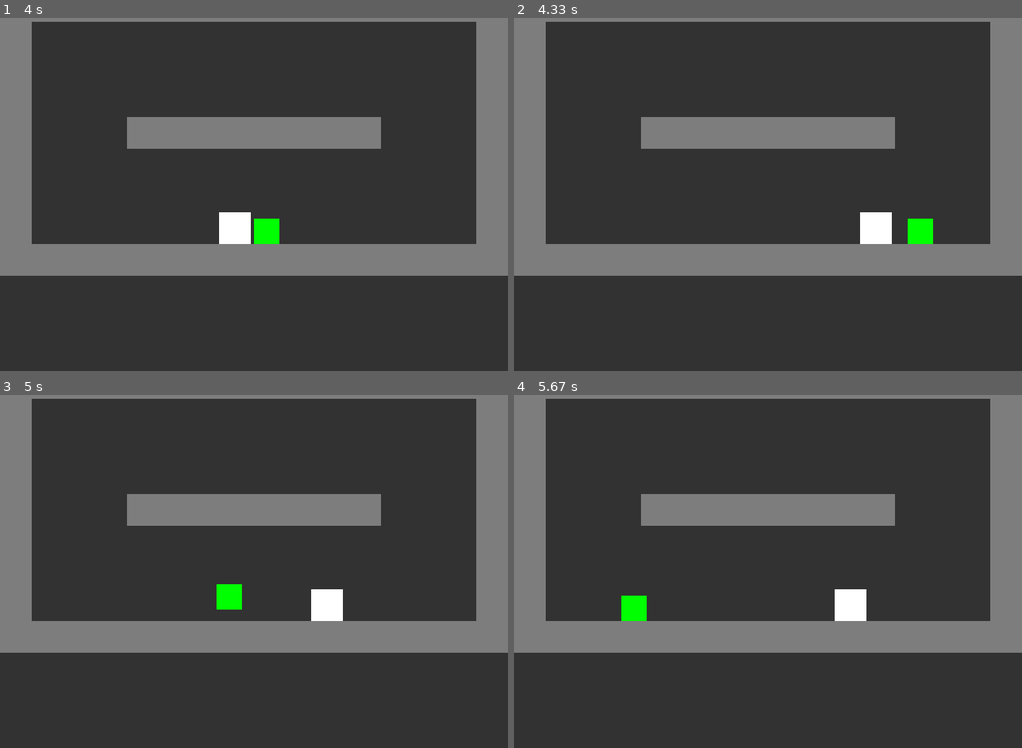
Above: before the commit, frames 1-4 (two rows, left to right).
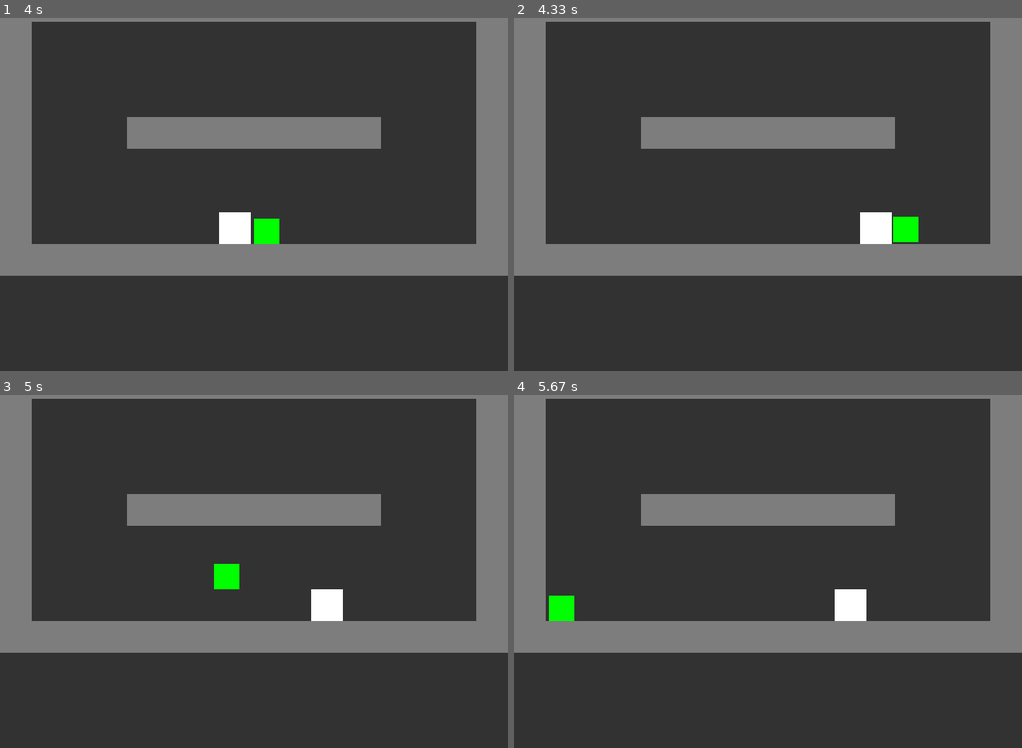
Above: after the commit, the same moments.

Repository: DJan03/ThrowTheBox_pygame
Game: pygame game, started from main.py
The game is run twice, just before and just after one commit, with the same random seed, the same clock (stepped at 60 frames per second) and the same inputs.
Inputs:
- Up to frame 1 (4 s): tap Space at 0.33, 3.4, 3.8 s; hold Right 0.67-1.13 s; hold Right 1.5-1.97 s; hold Left 2-2.53 s; hold Left 2.9-3.3 s; hold Up 3.33-3.7 s; hold Right from 3.73 s (still down)
- Up to frame 2 (4.33 s): keep holding Right; tap Space at 4.1 s
- Up to frame 3 (5 s): release Right at 4.37 s; hold Down 4.4-4.77 s; tap Space at 4.47, 4.87 s; hold Left from 4.8 s (still down)
- Up to frame 4 (5.67 s): tap Space at 5.17, 5.37 s; release Left at 5.27 s; hold Right from 5.3 s (still down)

Frame 1 is identical in both runs. In frame 2, 0.4% of the frame differs, in the area x 74-83%, y 56-65%; in frame 3, 0.6%; in frame 4, 0.7%, in the area x 6-27%, y 56-65%.

Commit message:
add frothg y effect

Diff:
--- a/main.py
+++ b/main.py
@@ -69,6 +69,7 @@
     def set_velocity(self, x, y):
         self.velocity_x = x
         self.velocity_y = y
+
 
 class Player(pygame.sprite.Sprite):
     def __init__(self, group: pygame.sprite.Group, image: pygame.Surface, left, right, up, down, use):
@@ -141,7 +142,7 @@
                 self.impulse_x += 1
 
 
-        # apply veloticy
+        # apply velocity
         self.rect.x += self.velocity_x + self.impulse_x
 
         block_hit_list = pygame.sprite.spritecollide(self, blocks, False)
@@ -185,7 +186,7 @@
             self.velocity_y = 0
 
         # boxes
-        if self.holding_box == None and self.keys[self.USE]:
+        if self.holding_box is None and self.keys[self.USE]:
             box = pygame.sprite.spritecollideany(self, boxes)
             if box != None:
                 self.holding_box = boxes.pop(boxes.index(box))
@@ -195,10 +196,11 @@
             self.holding_box.rect.y = self.rect.y
 
         if self.holding_box != None and self.keys[self.USE] == False:
-            self.holding_box.set_velocity(self.velocity_x * 7, self.velocity_y * 3)
+            self.holding_box.set_velocity(self.velocity_x * 5, self.velocity_y * 3 - 20)
             self.holding_box.apply_velocity = True
             boxes.append(self.holding_box)
             self.holding_box = None
+
 
 def main():
     pygame.init()
